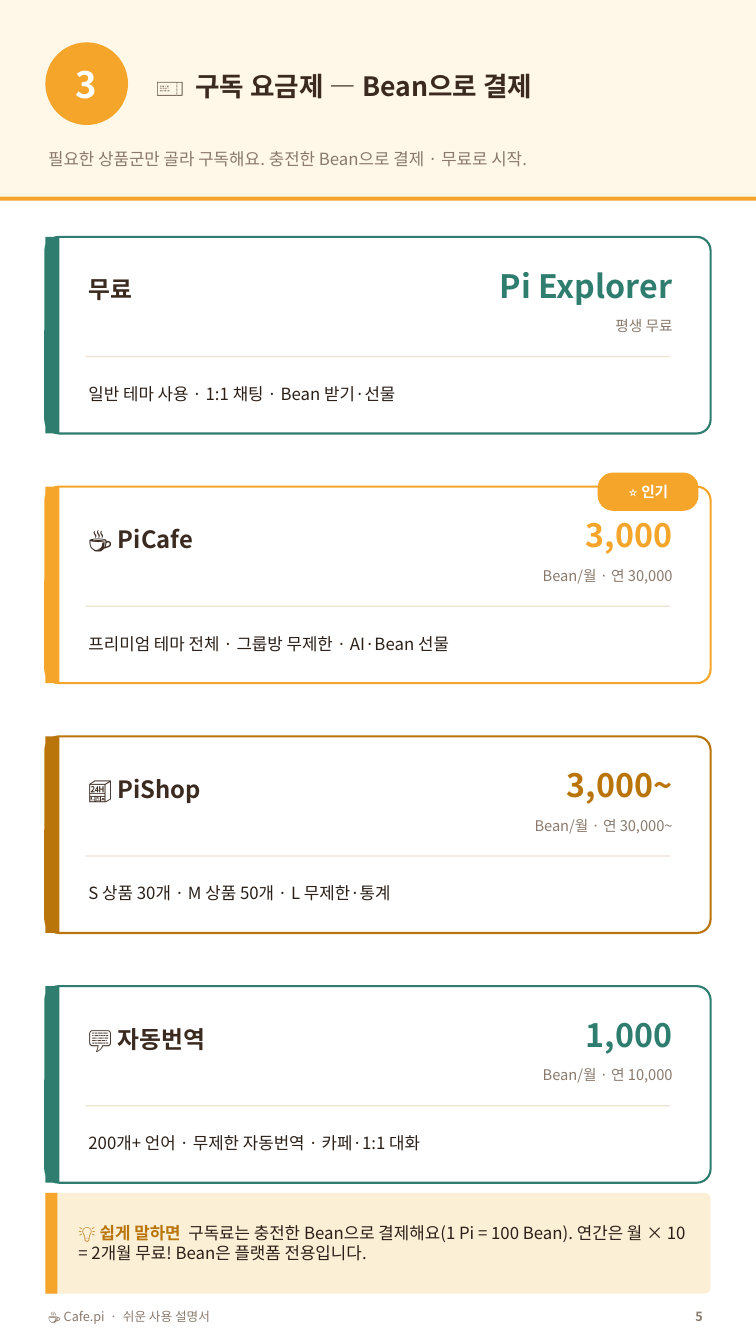
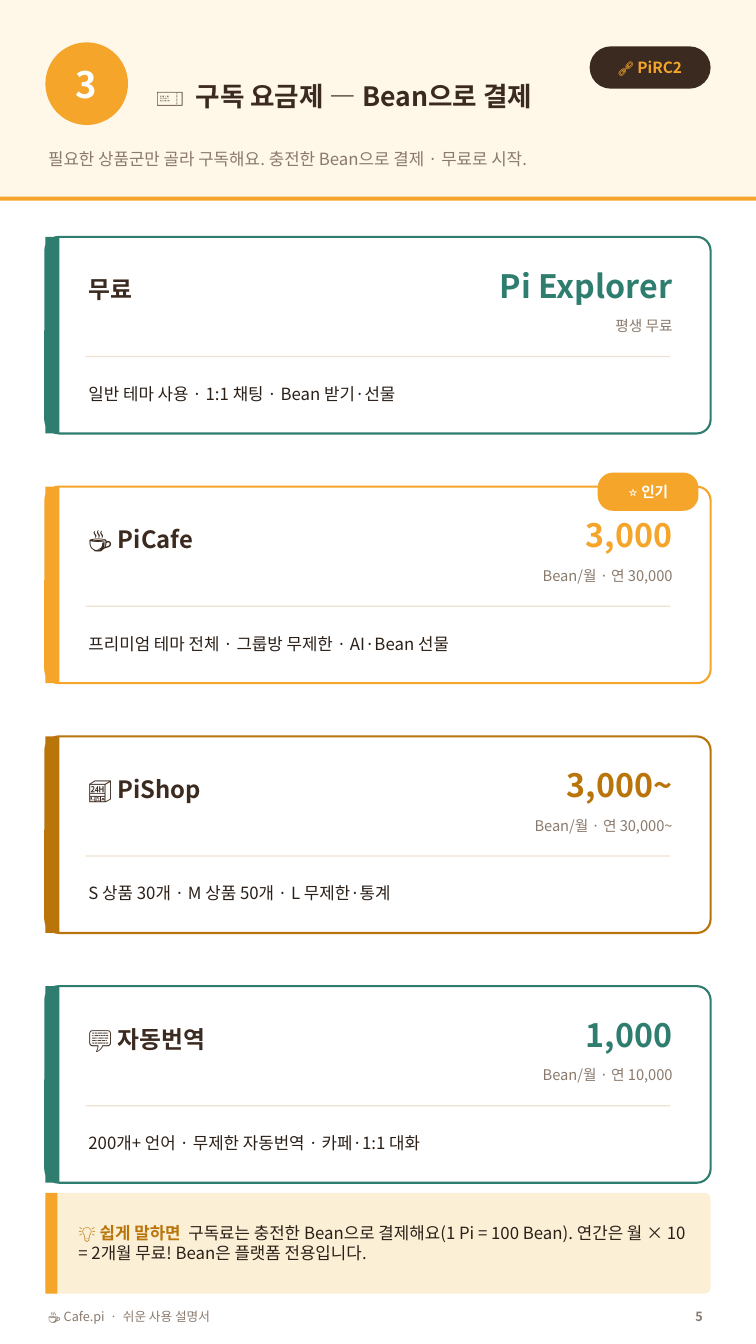
Before and after one commit to anakinwon/loginpi, a slide deck: slide 5 of docs/Cafe.pi_쉬운_사용자매뉴얼_세로.pptx. Drawn at 756x1344 pixels with LibreOffice and Linux fonts; fonts in the diff are those of the drawing. Boxes give left, top, right and bottom in pixels: in the first picture for what was removed or moved away, otherwise in the second. Text is boxed around its words. In the diff, an @@ line names an element or a change of style, - is before the commit and + after.

```diff
--- a/docs/Cafe.pi_쉬운_사용자매뉴얼_세로.pptx
+++ b/docs/Cafe.pi_쉬운_사용자매뉴얼_세로.pptx
@@ text "🎫 구독 요금제 — Bean으로 ...": place and size @@
-text "🎫 구독 요금제 — Bean으로 ..." at <box>196,73,532,99</box>
+text "🎫 구독 요금제 — Bean으로 ..." at <box>196,83,532,109</box>
@@ rounded rectangle added at <box>590,46,711,89</box>, fill #3B2A20 @@
@@ text added at <box>637,60,682,73</box>, 11 pt, text #F4A52A, bold @@
+🔗 PiRC2
```
Also in this commit, not shown: 5 other slides changed.
